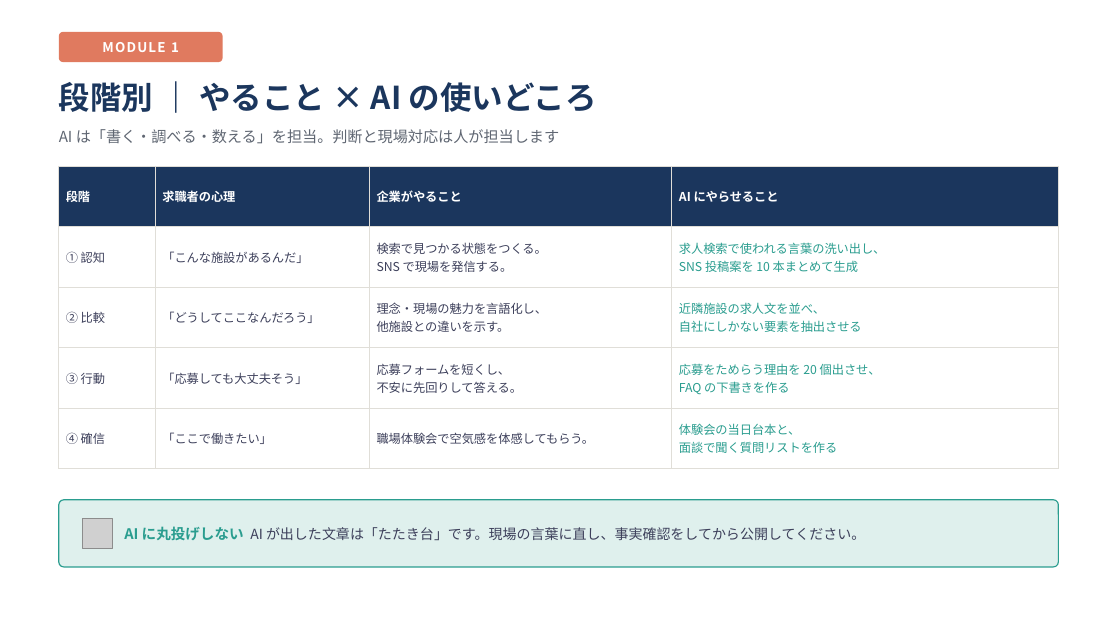
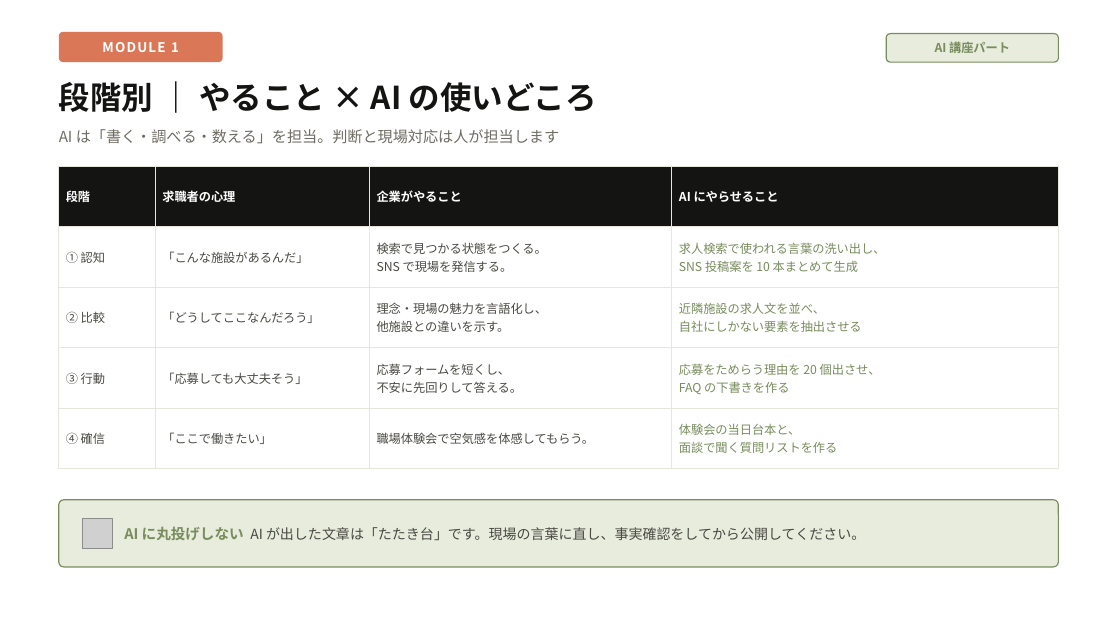
Before and after one commit to gala19690717-bit/-ai-news-mailer, a slide deck: slide 7 of docs/recruitment-webinar/AI採用アドバンス講座_0円採用の設計図.pptx. Drawn at 1120x630 pixels with LibreOffice and Linux fonts; fonts in the diff are those of the drawing; grey boxes stand for pictures. Boxes give left, top, right and bottom in pixels: in the first picture for what was removed or moved away, otherwise in the second. Text is boxed around its words. In the diff, an @@ line names an element or a change of style, - is before the commit and + after.

```diff
--- a/docs/recruitment-webinar/AI採用アドバンス講座_0円採用の設計図.pptx
+++ b/docs/recruitment-webinar/AI採用アドバンス講座_0円採用の設計図.pptx
@@ rounded rectangle added at (886, 34, 1059, 62), fill #E7ECDD, outline #788C5D 1 pt @@
@@ text added at (935, 41, 1010, 53), 10.5 pt, text #788C5D, bold @@
+AI 講座パート
@@ text "段階別 ｜ やること × AI ..." at (59, 82, 597, 112): text colour #1B365D to #141413 @@
@@ text "AI は「書く・調べる・数える」を担当。判断と現場対応は人が担当します" at (59, 129, 559, 144): text colour #5F6672 to #6E6C63 @@
@@ table at (59, 166, 1059, 457) @@
@@ fill #1B365D to #141413 in row 1 @@
@@ text colour #3D405B to #4A4943 in "① 認知", "「こんな施設があるんだ」", "検索で見つかる状態をつくる。", "SNS で現場を発信する。" and 11 more places @@
@@ text colour #2A9D8F to #788C5D in "求人検索で使われる言葉の洗い出し、", "SNS 投稿案を 10 本まとめて生成", "近隣施設の求人文を並べ、", "自社にしかない要素を抽出させる" and 4 more places @@
@@ borders changed @@
@@ rounded rectangle at (59, 500, 1059, 567): fill #DFF0ED to #E7ECDD; outline #2A9D8F 1 pt to #788C5D 1 pt @@
@@ text "AI に丸投げしない AI が出した文章は「たたき台」です。現場の言葉に直し、事実確認をしてから公開してください。" at (124, 526, 865, 540): text colour #2A9D8F to #788C5D in "AI に丸投げしない"; text colour #3D405B to #4A4943 in "AI が出した文章は「たたき台」です。現場の言葉に直し、事実確認をしてから公開してください。" @@
```
Also in this commit, not shown: 17 other slides changed, 1 slide added, 2 other files.
